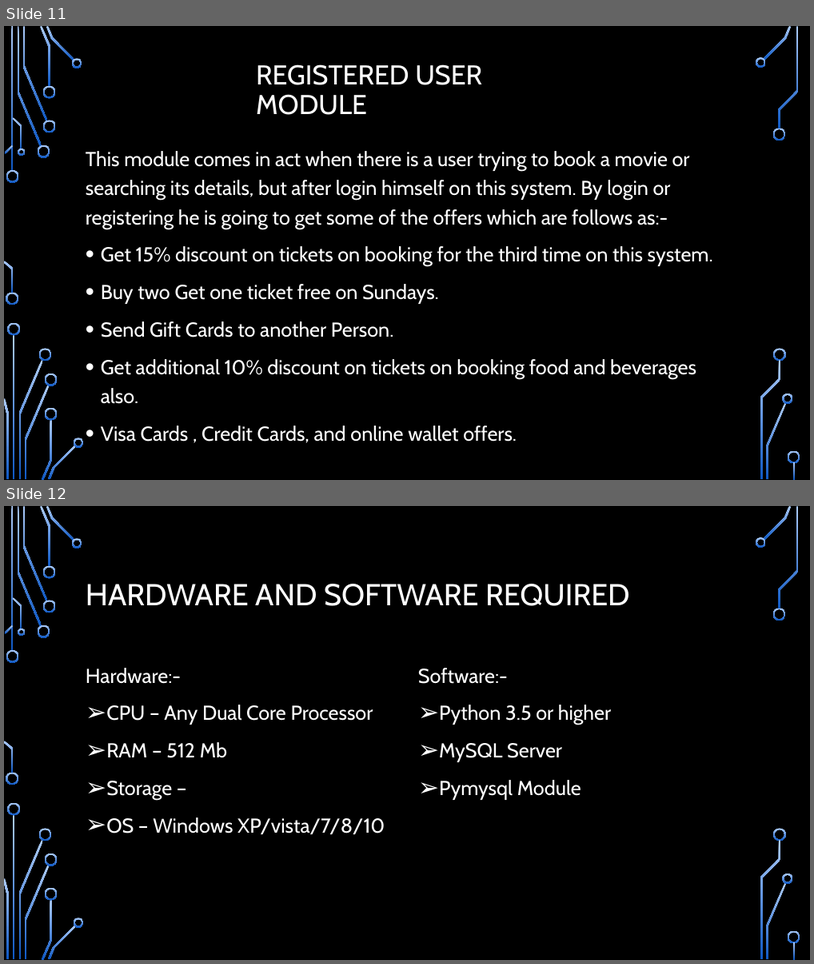
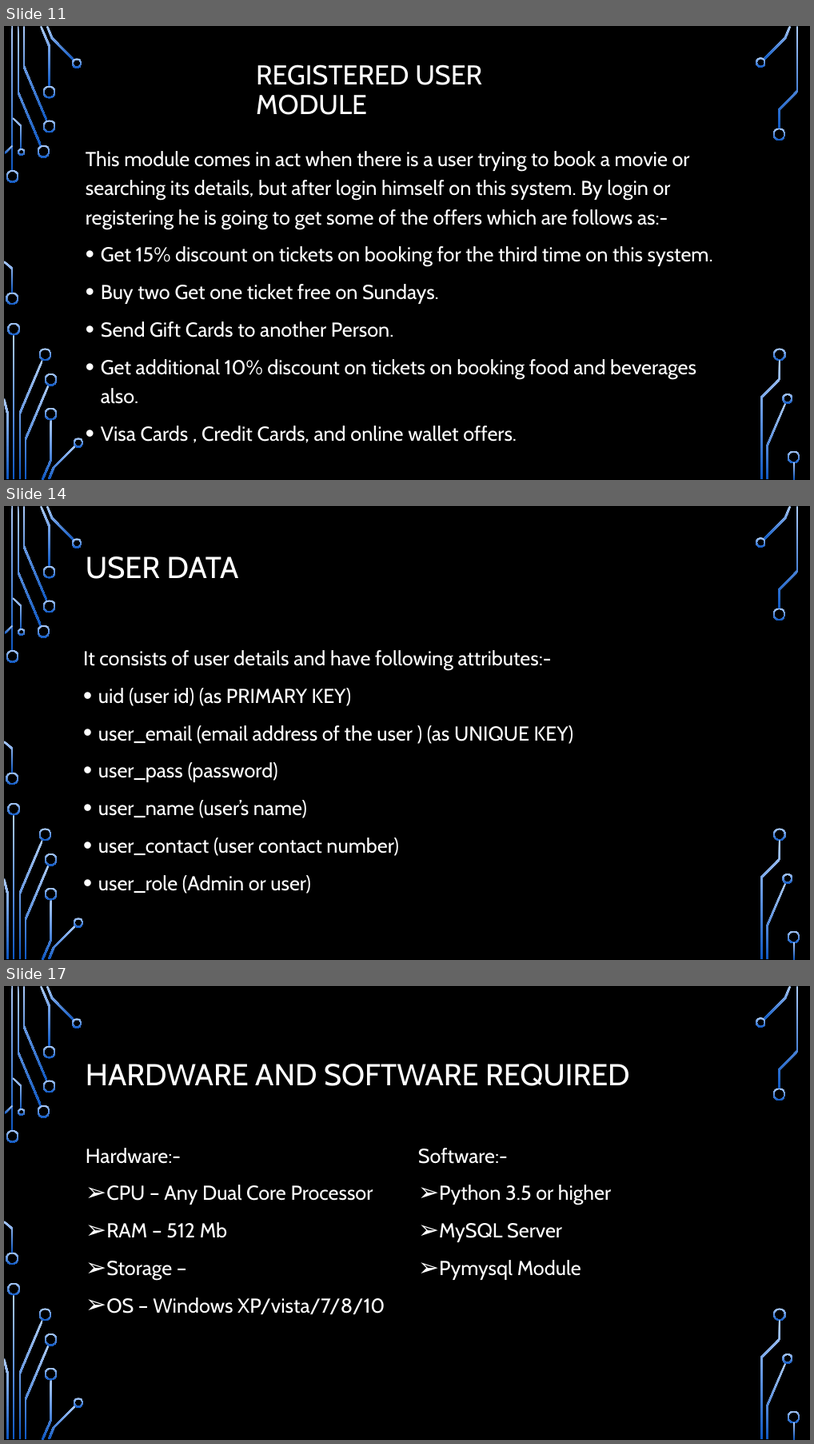
Before and after one commit to vyasaman/movie-ticket-booking, a slide deck: Movie Ticket Booking System.pptx. Shown one above the other, each under a label of ours: slides 11 and 12 before the commit, slides 11, 14 and 17 after it; the slides between them are not shown. The pictures are 814x964 and 814x1444 pixels, drawn with LibreOffice and Linux fonts; fonts in the diff are those of the drawing; background and template pictures are left out. Boxes give left, top, right and bottom in pixels: in the first picture for what was removed or moved away, otherwise in the second. Text is boxed around its words. In the diff, an @@ line names an element or a change of style, - is before the commit and + after.

```diff
--- a/Movie Ticket Booking System.pptx
+++ b/Movie Ticket Booking System.pptx
@@ slide 14 added at <box>4,506,810,960</box>, background picture (left out); not listed: 36 template elements that a slide beside it also shows @@
@@ title added at <box>86,556,239,579</box>, 36 pt, text #FFFFFF @@
+USER DATA
@@ text added at <box>83,650,574,893</box>, 24 pt, text #FFFFFF @@
+It consists of user details and have following attributes:-
+• uid (user id) (as PRIMARY KEY)
+• user_email (email address of the user ) (as UNIQUE KEY)
+• user_pass (password)
+• user_name (user’s name)
+• user_contact (user contact number)
+• user_role (Admin or user)
@@ what was slide 12 is now slide 17 @@
```
Also in this commit, not shown: 4 other slides added.
